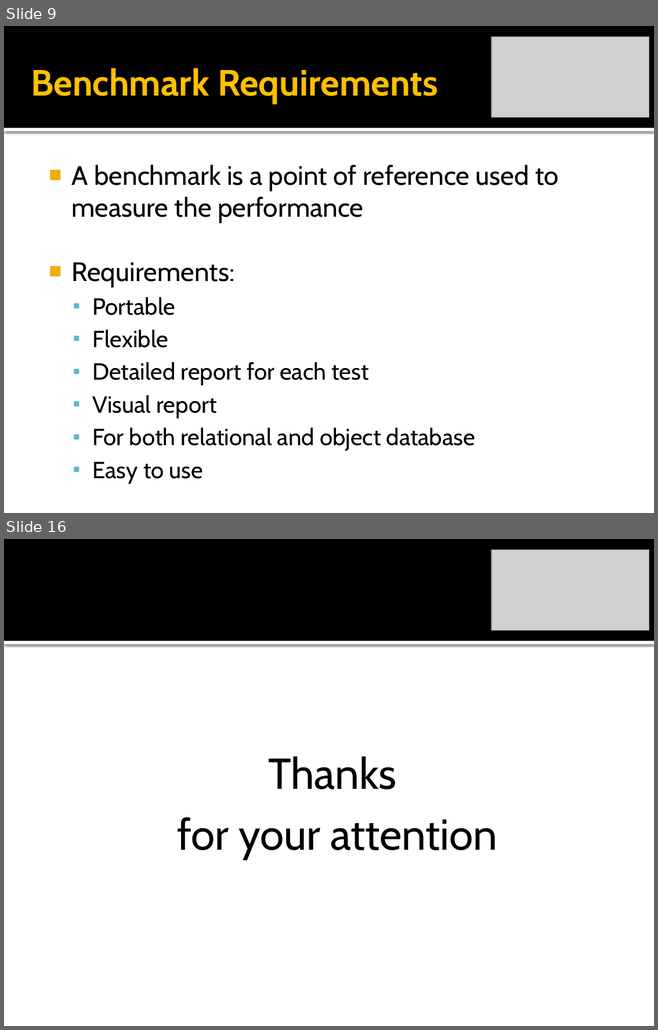
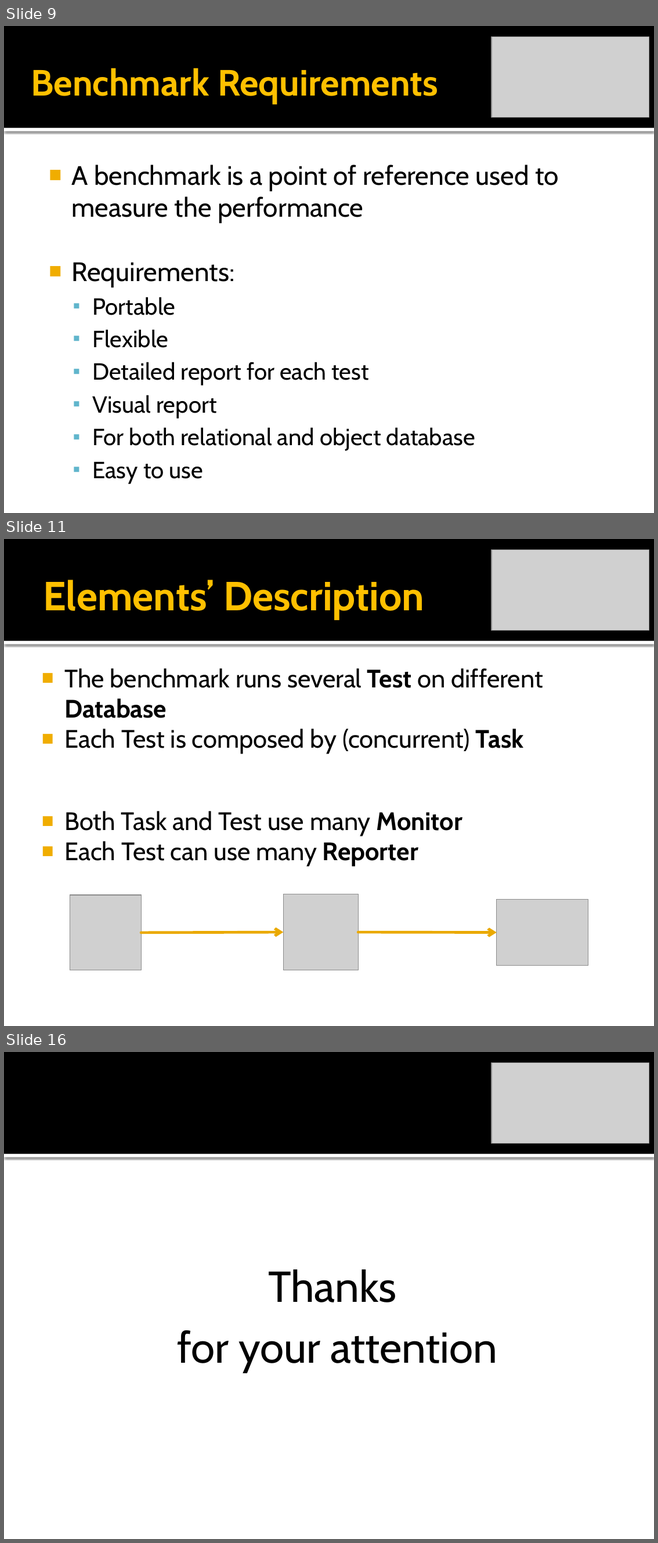
Before and after one commit to rickilama54/portable-db-bench, a slide deck: tesi/presentazione/Barbagallo-IMDB.pptx. Shown one above the other, each under a label of ours: slides 9 and 16 before the commit, slides 9, 11 and 16 after it; the slides between them are not shown. The pictures are 658x1030 and 658x1543 pixels, drawn with LibreOffice and Linux fonts; fonts in the diff are those of the drawing; grey boxes stand for pictures. Boxes give left, top, right and bottom in pixels: in the first picture for what was removed or moved away, otherwise in the second. Text is boxed around its words. In the diff, an @@ line names an element or a change of style, - is before the commit and + after.

```diff
--- a/tesi/presentazione/Barbagallo-IMDB.pptx
+++ b/tesi/presentazione/Barbagallo-IMDB.pptx
@@ slide 11 added at bbox=[4, 539, 654, 1026], background #FFFFFF; not listed: 2 template elements that a slide beside it also shows @@
@@ picture added at bbox=[491, 550, 648, 631] @@
@@ title added at bbox=[43, 580, 424, 620], 45 pt, text #FFC000, bold @@
+Elements’ Description
@@ text added at bbox=[64, 668, 542, 867], 28 pt, text #000000 @@
+■ The benchmark runs several Test on different Database
+■ Each Test is composed by (concurrent) Task
+■ Both Task and Test use many Monitor
+■ Each Test can use many Reporter
@@ picture added at bbox=[70, 895, 141, 971] @@
@@ picture added at bbox=[284, 895, 358, 971] @@
@@ picture added at bbox=[496, 900, 588, 966] @@
@@ arrow added from (141, 933) to (284, 932), #EBA900 3 pt @@
@@ arrow added from (358, 932) to (496, 933), #EBA900 3 pt @@
```
Also in this commit, not shown: 9 slides changed, 3 other slides added, 1 slide removed.
